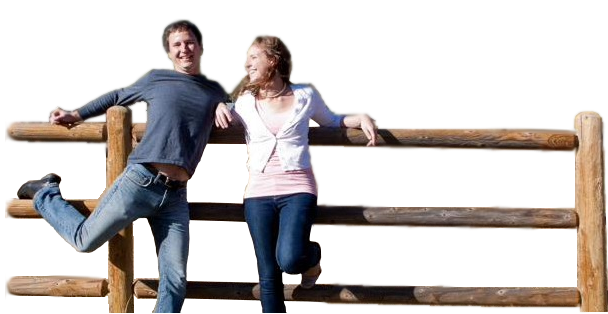
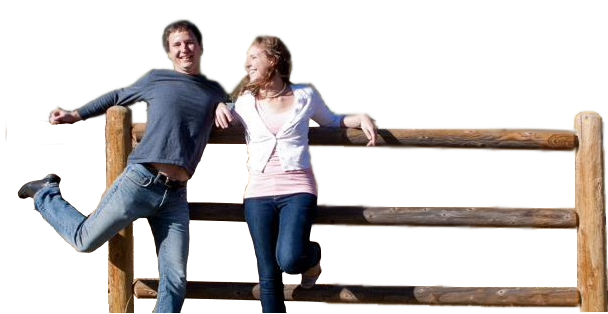
Comparing the layer stacks of the two w=608, h=314 images. Changes:
renamed "Clipboard" to "Stuarttt2.png", painted on it over [5, 118, 112, 299]
